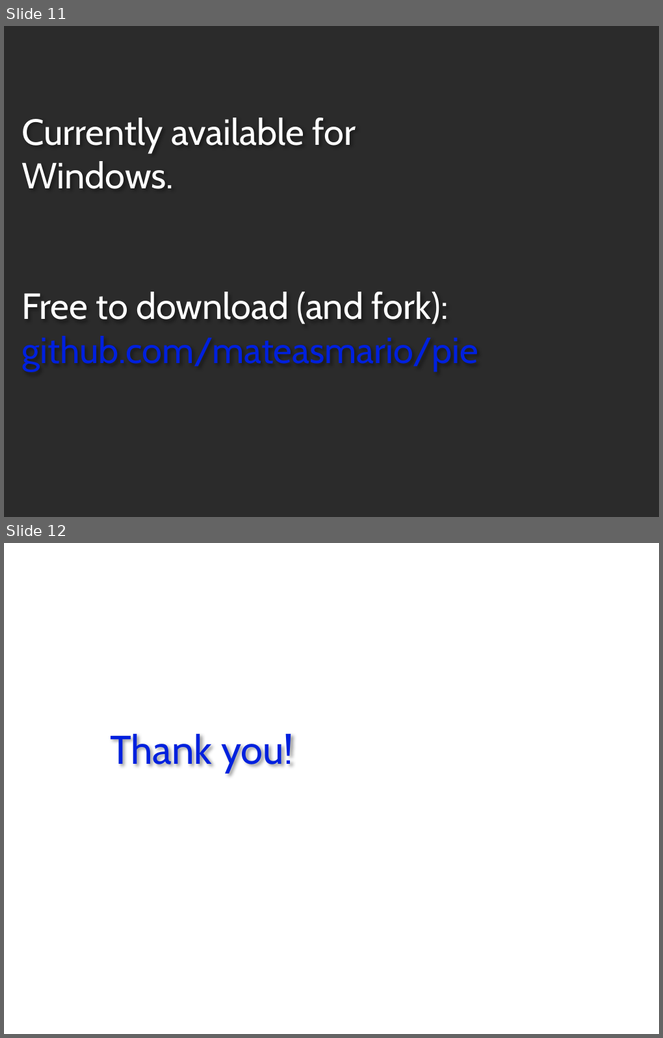
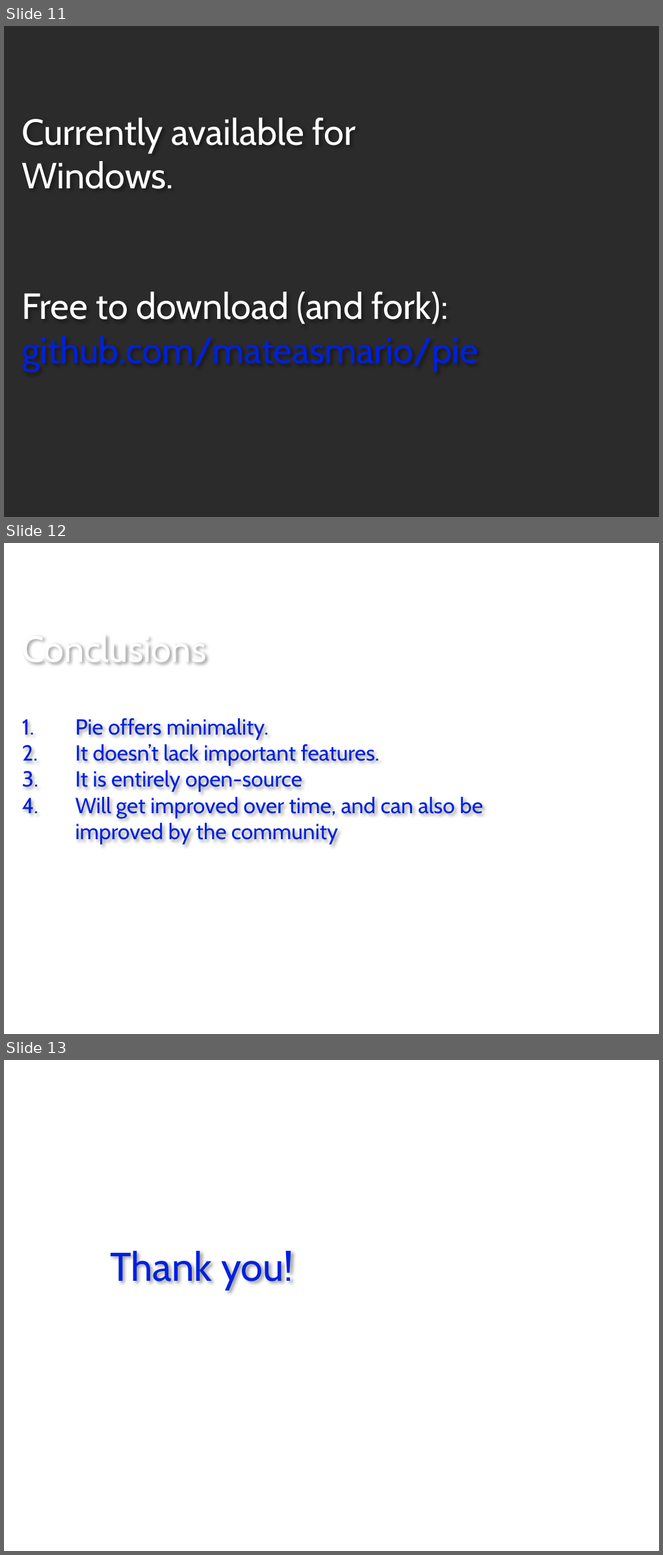
Before and after one commit to mateasmario/diploma, a slide deck: Pie.pptx. Shown one above the other, each under a label of ours: slides 11 and 12 before the commit, slides 11, 12 and 13 after it. The pictures are 663x1038 and 663x1555 pixels, drawn with LibreOffice and Linux fonts; fonts in the diff are those of the drawing; background and template pictures are left out; a plain dark background stands for a picture behind light text. Boxes give left, top, right and bottom in pixels: in the first picture for what was removed or moved away, otherwise in the second. Text is boxed around its words. In the diff, an @@ line names an element or a change of style, - is before the commit and + after.

```diff
--- a/Pie.pptx
+++ b/Pie.pptx
@@ slide 12 added at [4,543,659,1034], background picture (left out) @@
@@ text added at [22,637,483,845], 24 pt, text #0020DE @@
+Conclusions
+1. Pie offers minimality.
+2. It doesn’t lack important features.
+3. It is entirely open-source
+4. Will get improved over time, and can also be improved by the community
@@ what was slide 12 is now slide 13 @@
```
Also in this commit, not shown: 5 other files.
